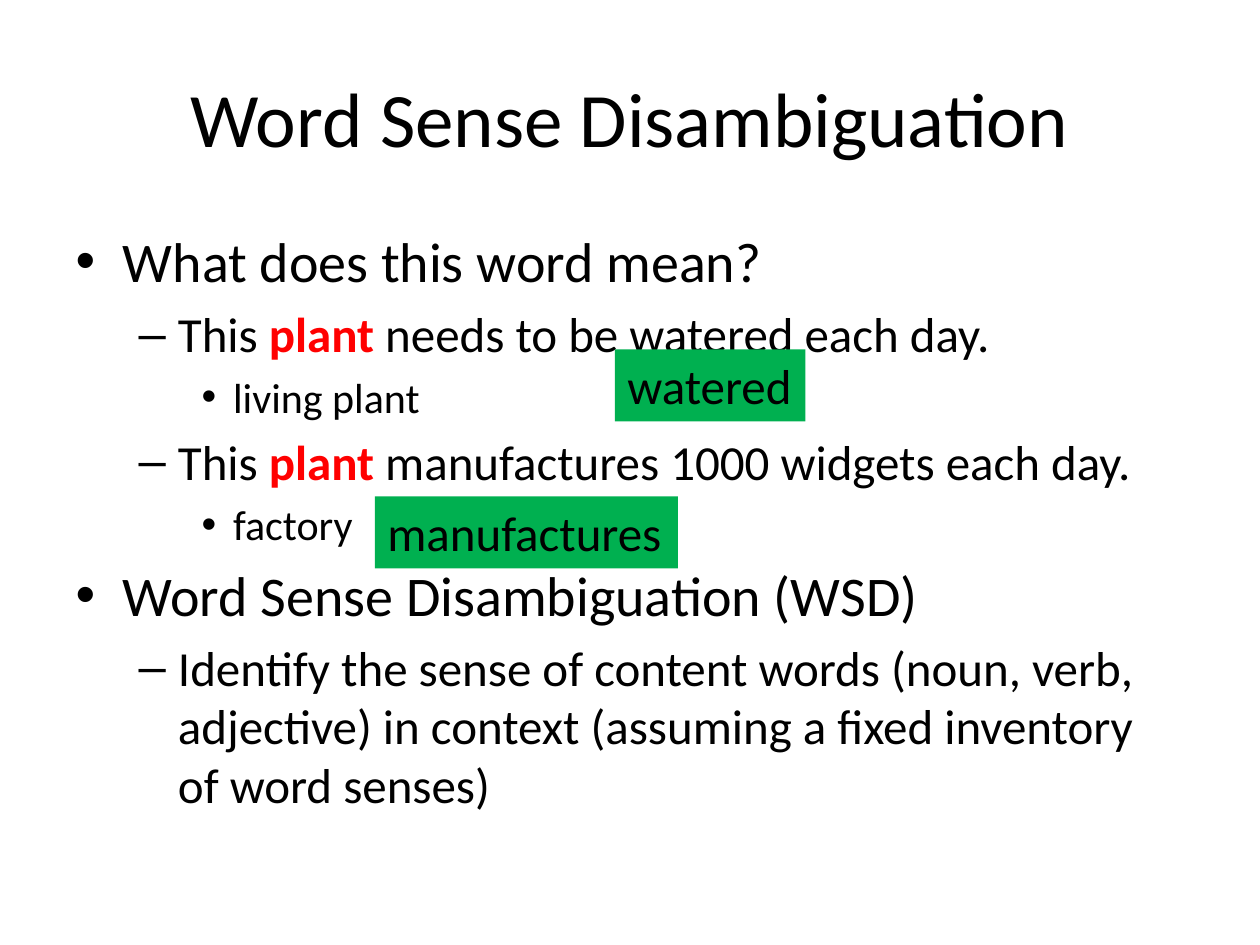
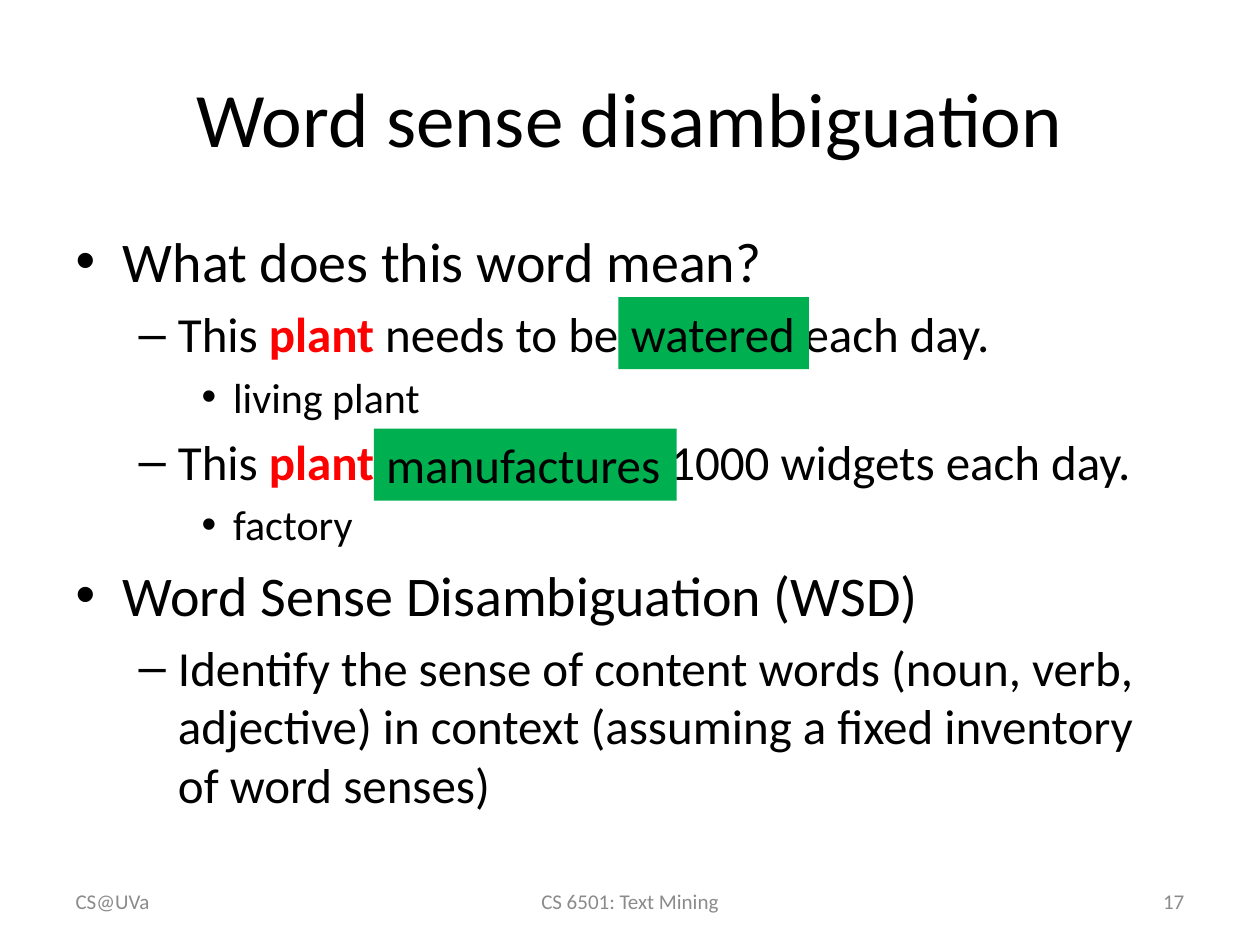
Before and after one commit to wang296/CS6501-Text-Mining, a slide deck: slide 17 of _site/docs/LexicalSemanticsWordSenses.pptx. Drawn at 1260x945 pixels with LibreOffice and Linux fonts; fonts in the diff are those of the drawing. Boxes give left, top, right and bottom in pixels: in the first picture for what was removed or moved away, otherwise in the second. Text is boxed around its words. In the diff, an @@ line names an element or a change of style, - is before the commit and + after.

```diff
--- a/_site/docs/LexicalSemanticsWordSenses.pptx
+++ b/_site/docs/LexicalSemanticsWordSenses.pptx
@@ title at bbox=[197, 93, 1062, 161]: text changed @@
-Word Sense Disambiguation
+Word sense disambiguation
@@ rectangle "watered": place and size @@
-rectangle "watered" at bbox=[615, 349, 805, 421]
+rectangle "watered" at bbox=[619, 297, 809, 369]
@@ rectangle "manufactures": place and size @@
-rectangle "manufactures" at bbox=[375, 496, 678, 568]
+rectangle "manufactures" at bbox=[374, 428, 677, 500]
@@ text added at bbox=[76, 895, 150, 912], 12 pt, text #8C8C8C @@
+CS@UVa
@@ text added at bbox=[541, 895, 718, 913], 12 pt, text #8C8C8C @@
+CS 6501: Text Mining
@@ page number added at bbox=[1163, 895, 1184, 909], 12 pt, text #8C8C8C @@
+17
```
Also in this commit, not shown: 20 other slides changed, 7 other files.
